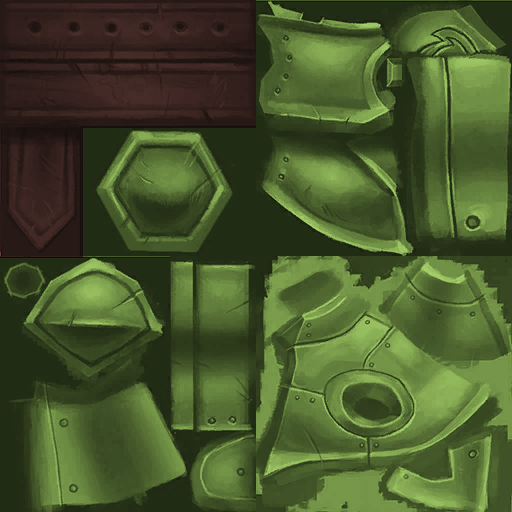
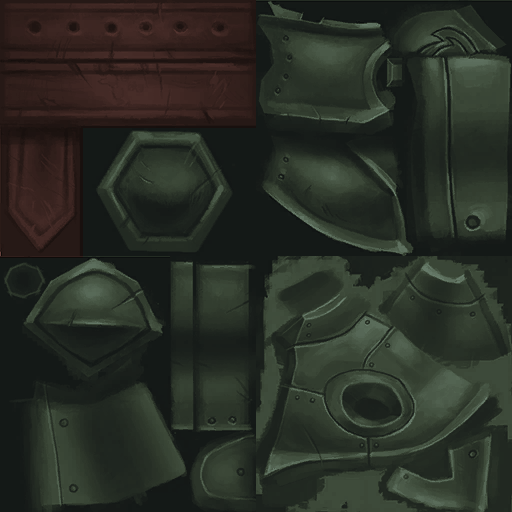
Layers edited between the first and the second 512×512 image:
pixels changed over [0, 0, 512, 512] (layer not identified)
